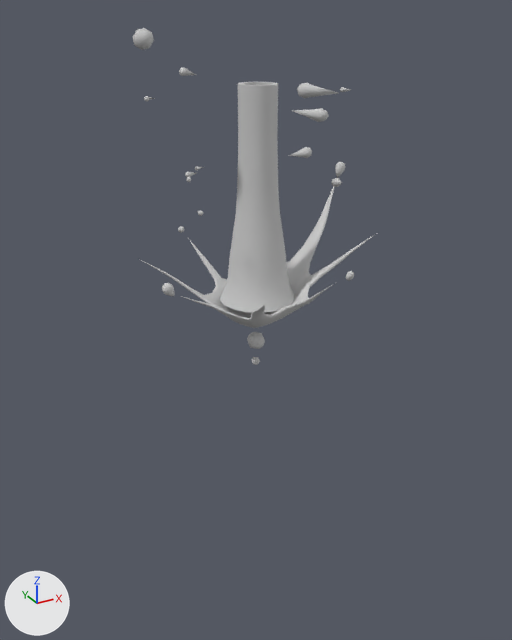
The FBX model Assets/Resources/meshes/units/mortar.FBX: old version first, new version second.
Rendered twice from a 50 mm camera at (-0.464, -0.839, 0.404) aimed at (0.015, 0.031, -0.031). Lighting does not change. The marker at lower left points along +X, +Y and +Z. Where no turn or scale is listed for an object, it has been applied to the vertices.

Objects in the first picture: 'Sphere002', 'Sphere003', 'Sphere005', 'bowl', 'droplet1', 'droplet2', 'spinning drops 1', 'spinning drops 2', 'stem'.
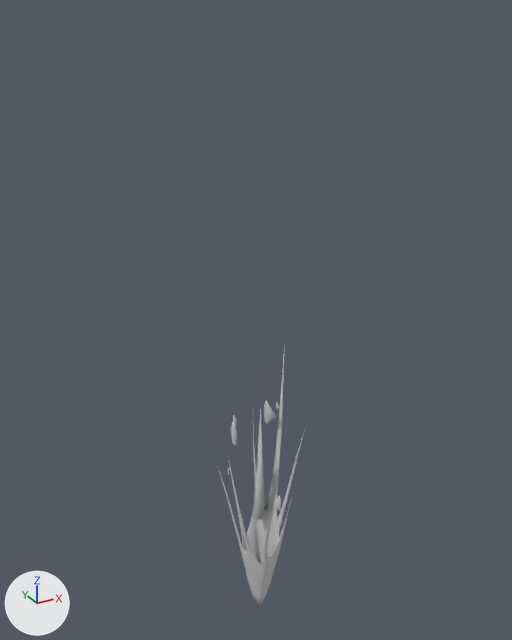
Boxes (x1, y1, x2, y2) around the edits, measured in the pictures (512 x 640 px):
'stem', deleted
    before: (220, 82, 294, 312)
'bowl', moved, rescaled (62% narrower, 86% taller)
    before: (141, 186, 376, 328)
    after: (217, 344, 306, 609)
'spinning drops 1', moved, turned, rescaled
    before: (132, 28, 350, 122)
    after: (227, 400, 281, 511)
'Cone035', added
    after: (253, 408, 264, 520)
'spinning drops 2', deleted
    before: (185, 147, 342, 216)
'droplet1', deleted
    before: (247, 332, 265, 349)
'Sphere002', deleted
    before: (162, 283, 175, 296)
'Sphere003', deleted
    before: (335, 162, 345, 178)
'Sphere005', deleted
    before: (346, 271, 354, 281)
'droplet2', deleted
    before: (252, 357, 260, 365)

The change, as a list of edits to the scene's bpy script:
```text
Add me_mesh_007_1:
    me_mesh_007_1.from_pydata([(0.007, 0.013, -0.013), (0.002, 0.005, -0.014), (0.014, 0.006, -0.014), (0.016, 0.017, -0.013), (0.006, 0.023, -0.013), (-0.003, 0.016, -0.013), (0.002, -0.001, 0.214)], [], [(0, 2, 1), (0, 3, 2), (0, 4, 3), (0, 5, 4), (0, 1, 5), (1, 2, 6), (2, 3, 6), (3, 4, 6), (4, 5, 6), (5, 1, 6)])
    me_mesh_007_1.materials.append(mat_24___default)  # light grey #cacaca
Remove ob_sphere003:
    ob_sphere003 = bpy.data.objects.new('Sphere003', me_mesh_002)
    ob_sphere003.location = (0.181, 0.062, 0.18)
Remove ob_stem:
    ob_stem = bpy.data.objects.new('stem', me_mesh_005)
    ob_stem.location = (-0.001, -0.004, 0.021)
Remove ob_droplet1:
    ob_droplet1 = bpy.data.objects.new('droplet1', me_mesh_006)
    ob_droplet1.location = (-0.002, 0.0, -0.049)
Change ob_bowl:
    ob_bowl.location: (-0.006, -0.006, 0.0) -> (0.0, -0.006, -0.506)
    ob_bowl.scale: (0.000402, 0.000402, 0.000194) -> (0.000207, 0.000132, 0.000538)
Change ob_spinning_drops_1:
    add ob_spinning_drops_1.parent = ob_bowl
    ob_spinning_drops_1.location: (0.000309, -0.00368, 0.306) -> (-1.068, 11.19, 473.2)
    ob_spinning_drops_1.rotation_euler: (-0.0858, 0.255, 0.000178) -> (-0.018, -0.0542, 1.246)  # degrees (-4.9, 15, 0) -> degrees (-1, -3.1, 71)
    ob_spinning_drops_1.scale: (0.0151, 0.0198, 0.0145) -> (25.8, 33.7, 54.9)
Remove ob_sphere005:
    ob_sphere005 = bpy.data.objects.new('Sphere005', me_mesh_004)
    ob_sphere005.location = (0.045, -0.159, 0.096)
Remove ob_sphere002:
    ob_sphere002 = bpy.data.objects.new('Sphere002', me_mesh_001)
    ob_sphere002.location = (-0.158, -0.054, 0.081)
Remove ob_droplet2:
    ob_droplet2 = bpy.data.objects.new('droplet2', me_mesh_007)
    ob_droplet2.location = (-0.003, 0.0, -0.083)
Remove ob_spinning_drops_2:
    ob_spinning_drops_2 = bpy.data.objects.new('spinning drops 2', me_mesh_009)
    ob_spinning_drops_2.location = (0.0, -0.004, 0.193)
Add ob_cone035:
    ob_cone035 = bpy.data.objects.new('Cone035', me_mesh_007_1)
    ob_cone035.location = (0.0, -0.006, -0.369)
```
